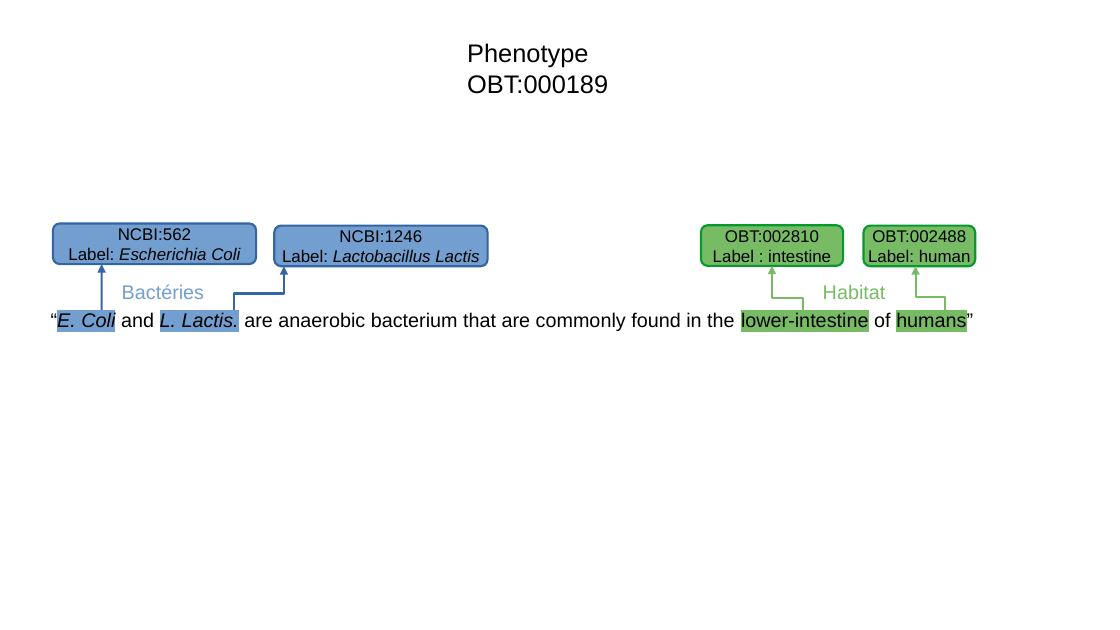
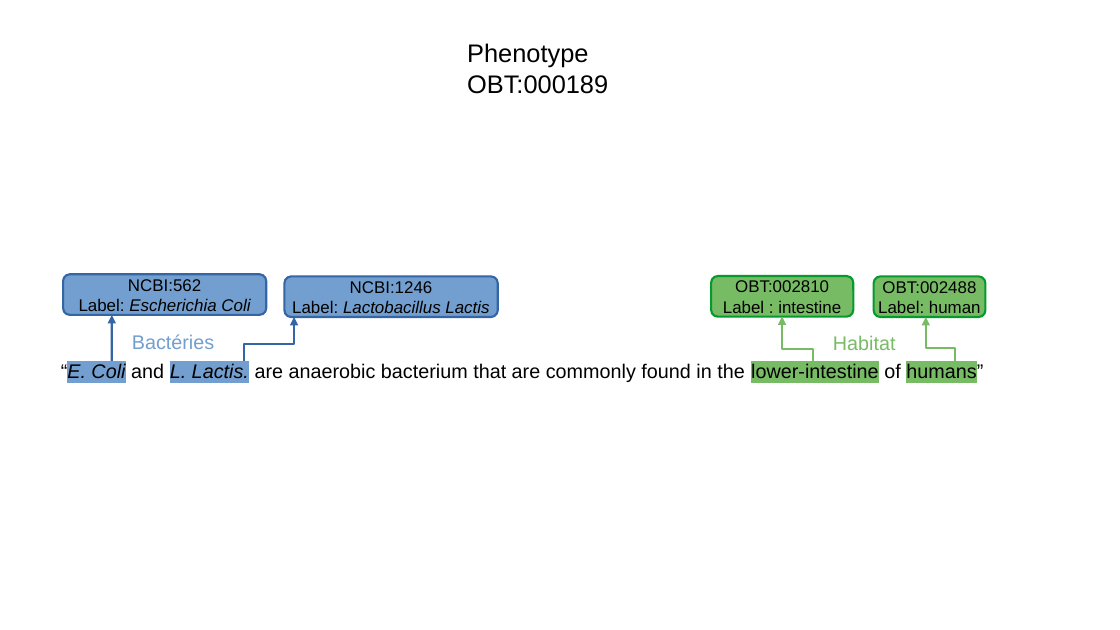
Before and after one commit to atoffano/entity-norm, a slide deck: slide 2 of diapo.odp (slide 3 before the commit). Drawn at 1120x630 pixels with LibreOffice and Linux fonts; fonts in the diff are those of the drawing. Boxes give left, top, right and bottom in pixels: in the first picture for what was removed or moved away, otherwise in the second. Text is boxed around its words. In the diff, an @@ line names an element or a change of style, - is before the commit and + after.

```diff
--- a/diapo.odp
+++ b/diapo.odp
@@ 4 rounded rectangles, 3 texts, 3 elbow arrows, 1 arrow: place and size @@
-4 rounded rectangles, 3 texts, 3 elbow arrows, 1 arrow at (51,224,976,332)
+4 rounded rectangles, 3 texts, 3 elbow arrows, 1 arrow at (61,274,986,383)
```
Also in this commit, not shown: 2 other slides changed, 6 slides added, 1 slide removed, 19 other files.
